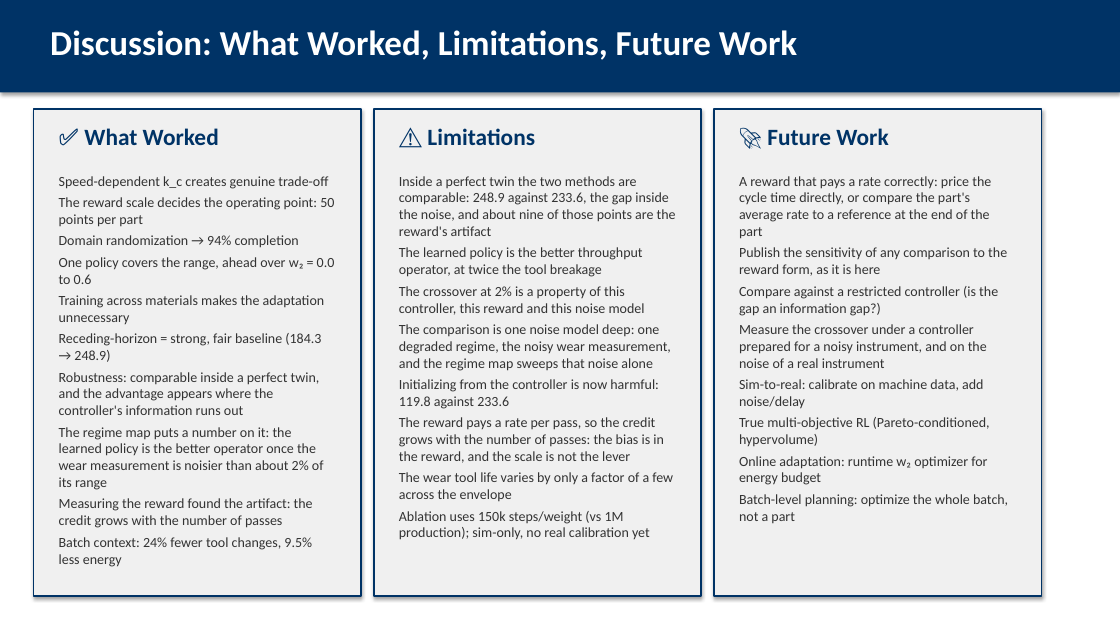
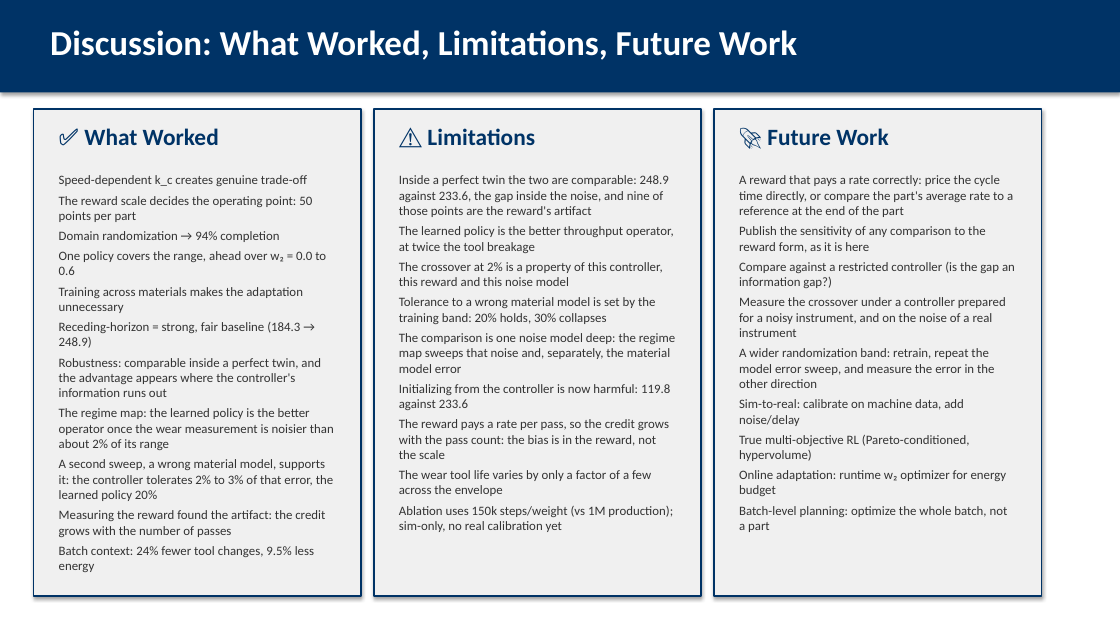
Before and after one commit to AbhinandIITM/AI-in-Mfg, a slide deck: slide 30 of report/presentation.pptx (slide 29 before the commit). Drawn at 1120x630 pixels with LibreOffice and Linux fonts; fonts in the diff are those of the drawing. Boxes give left, top, right and bottom in pixels: in the first picture for what was removed or moved away, otherwise in the second. Text is boxed around its words. In the diff, an @@ line names an element or a change of style, - is before the commit and + after.

Commit message:
docs: the model error sweep is supporting evidence in every document
The noise sweep stays the headline, because the noise is a property of the
instrumentation and applies to both arms in the same way, and the model
error sweep follows as the supporting evidence, with its table, its three
readings and the fairness decisions that make it a fair test: the same
belief to both arms, the error in the damaging direction, both arms the
general ones.

The report is 42 pages with 12 figures, the deck 38 frames with no
overflowing frame, the PowerPoint file 33 slides. The results index
describes the robustness figure as the six cases it now shows.

```diff
--- a/report/presentation.pptx
+++ b/report/presentation.pptx
@@ text at bbox=[59, 175, 326, 572]: size 12 to 11 pt in "Speed-dependent k_c creates genuine trade-off", "The reward scale decides the operating point: ...", "Domain randomization → 94% completion", "One policy covers the range, ahead over ..." and 5 more places @@
@@ text at bbox=[399, 175, 669, 217]: text changed; size 12 to 11 pt @@
-Inside a perfect twin the two methods are comparable: 248.9 against 233.6, the gap inside the noise, and about nine of those points are the reward's artifact
+Inside a perfect twin the two are comparable: 248.9 against 233.6, the gap inside the noise, and nine of those points are the reward's artifact
@@ text at bbox=[739, 175, 1015, 532]: size 12 to 11 pt in "A reward that pays a rate correctly: ...", "Publish the sensitivity of any comparison to ...", "Compare against a restricted controller (is the ...", "Measure the crossover under a controller prepared ..." and 4 more places @@
@@ text at bbox=[399, 226, 674, 532]: size 12 to 11 pt in "The learned policy is the better throughput ...", "The crossover at 2% is a property ...", "Initializing from the controller is now harmful: ...", "The wear tool life varies by only ..." and 1 more places @@
@@ text at bbox=[399, 297, 675, 373]: text changed; size 12 to 11 pt @@
-The comparison is one noise model deep: one degraded regime, the noisy wear measurement, and the regime map sweeps that noise alone
+Tolerance to a wrong material model is set by the training band: 20% holds, 30% collapses
+The comparison is one noise model deep: the regime map sweeps that noise and, separately, the material model error
@@ text at bbox=[739, 348, 994, 388]: paragraph added @@
+A wider randomization band: retrain, repeat the model error sweep, and measure the error in the other direction
@@ text at bbox=[59, 408, 334, 501]: text changed; size 12 to 11 pt @@
-The regime map puts a number on it: the learned policy is the better operator once the wear measurement is noisier than about 2% of its range
+The regime map: the learned policy is the better operator once the wear measurement is noisier than about 2% of its range
+A second sweep, a wrong material model, supports it: the controller tolerates 2% to 3% of that error, the learned policy 20%
@@ text at bbox=[399, 419, 669, 459]: text changed; size 12 to 11 pt @@
-The reward pays a rate per pass, so the credit grows with the number of passes: the bias is in the reward, and the scale is not the lever
+The reward pays a rate per pass, so the credit grows with the pass count: the bias is in the reward, not the scale
```
Also in this commit, not shown: 7 other slides changed, 1 slide added, 10 other files.
